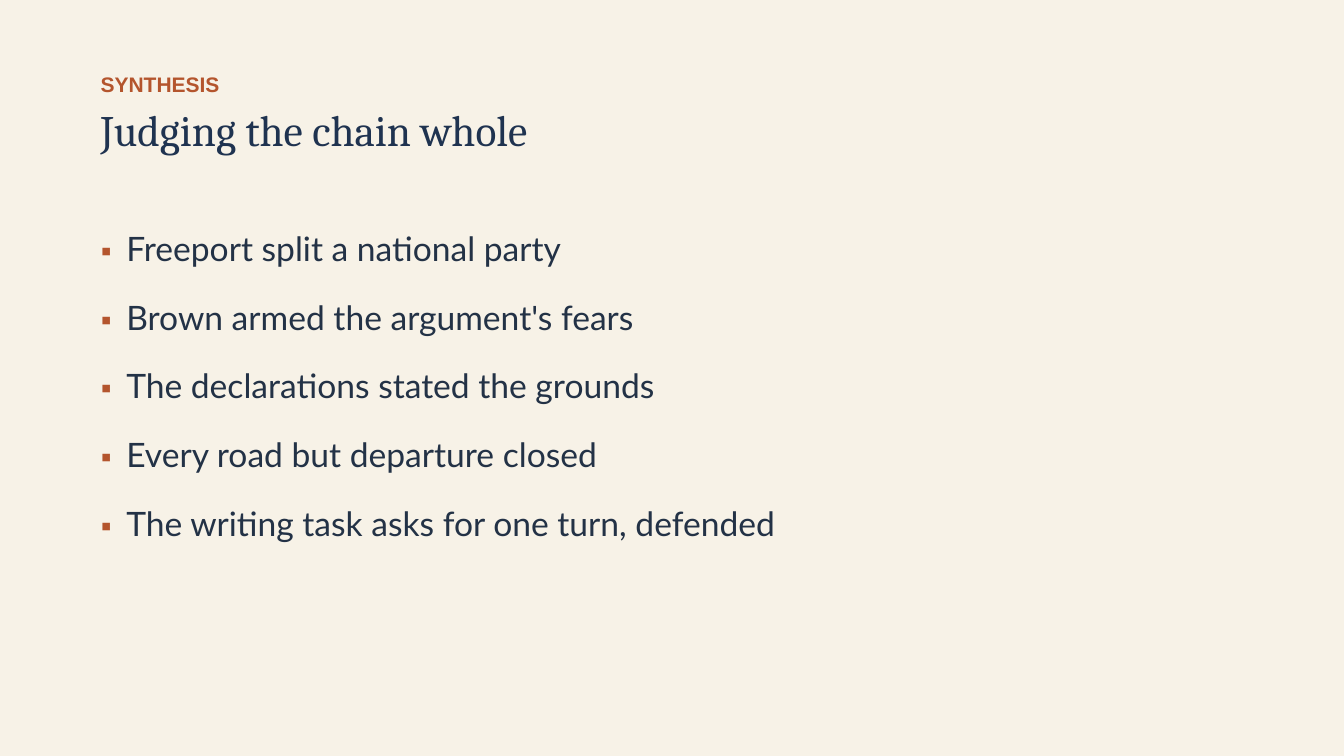
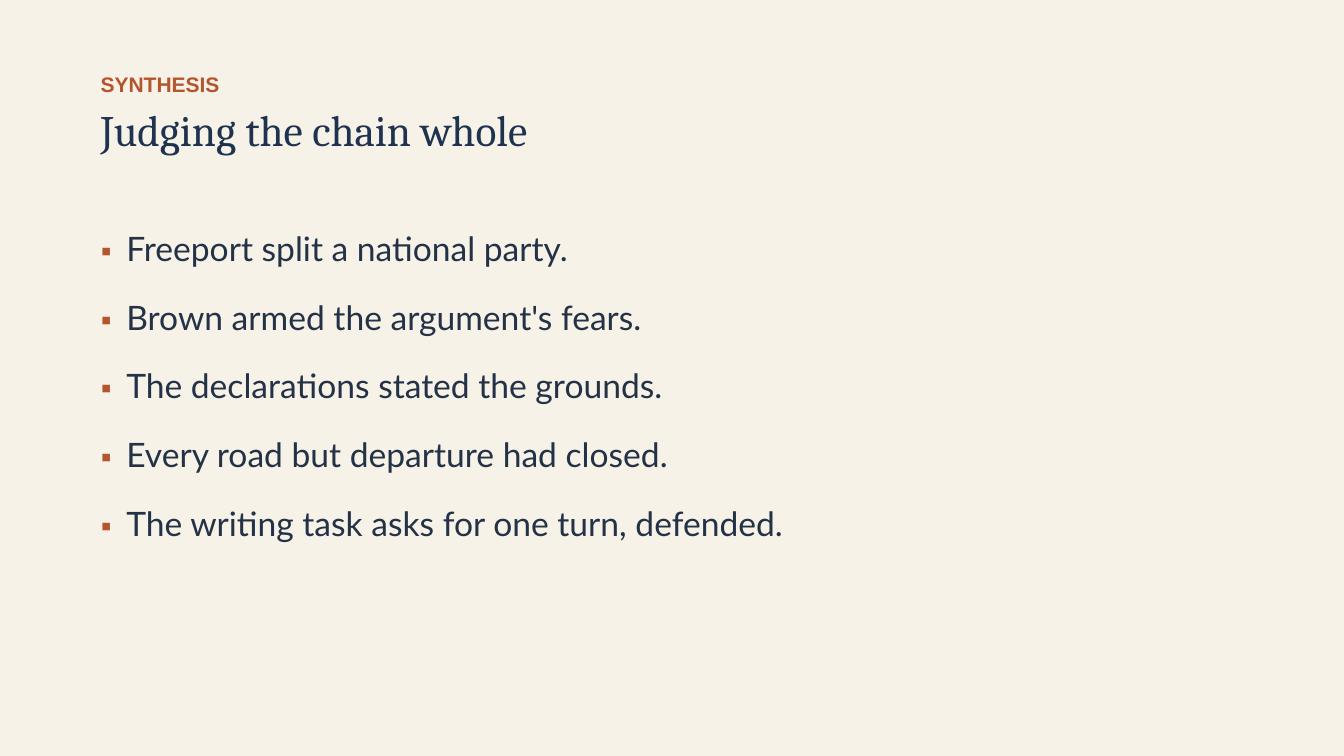
Before and after one commit to ab17gthb/humanities-curriculum-group, a slide deck: slide 28 of sectional-crisis/lesson-05/lesson-05-slides.pptx. Drawn at 1344x756 pixels with LibreOffice and Linux fonts; fonts in the diff are those of the drawing. Boxes give left, top, right and bottom in pixels: in the first picture for what was removed or moved away, otherwise in the second. Text is boxed around its words. In the diff, an @@ line names an element or a change of style, - is before the commit and + after.

Commit message:
Rollout: SC L5 reworked and live (Debates, John Brown, and Secession)

```diff
--- a/sectional-crisis/lesson-05/lesson-05-slides.pptx
+++ b/sectional-crisis/lesson-05/lesson-05-slides.pptx
@@ text at (126, 236, 782, 542): text changed @@
-▪ Freeport split a national party
-▪ Brown armed the argument's fears
-▪ The declarations stated the grounds
-▪ Every road but departure closed
-▪ The writing task asks for one turn, defended
+▪ Freeport split a national party.
+▪ Brown armed the argument's fears.
+▪ The declarations stated the grounds.
+▪ Every road but departure had closed.
+▪ The writing task asks for one turn, defended.
```
Also in this commit, not shown: 11 other slides changed, 6 other files.
